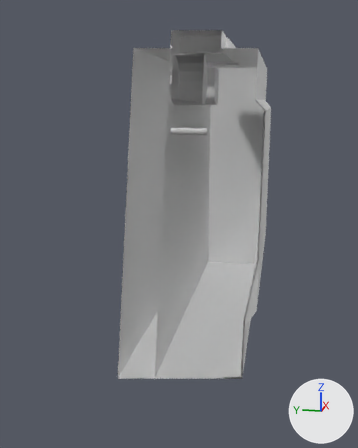
The glTF model Models/CassettePlayer.glb, before and after one commit.
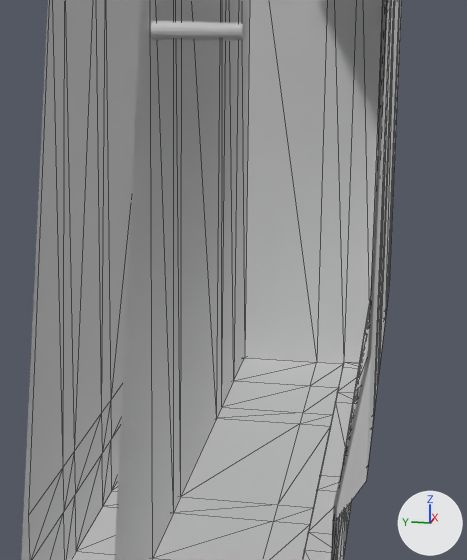
Each version appears first whole from a camera (50 mm lens) standing at (-0.1609, -0.0226, 0.0283) and looking at (-0.0052, 0.0085, -0.0106), and next in a close-up on the part from 31% to 83% of the width and 27% to 76% of the height. Lighting does not change. The marker at lower right points along +X, +Y and +Z. The close-ups show mesh edges as thin lines. Everything nearer to the camera than a plane just in front of the edit is cut away. Where no turn or scale is listed for an object, it has been applied to the vertices.

Objects in the first close-up: 'Body', 'Capstan', 'Door', 'DoorWindow'.
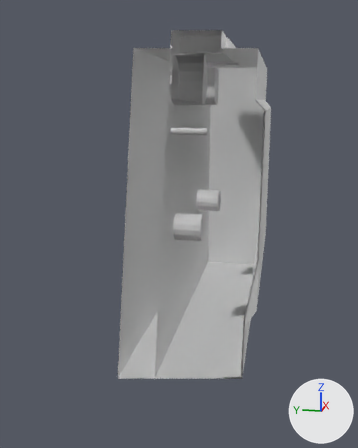
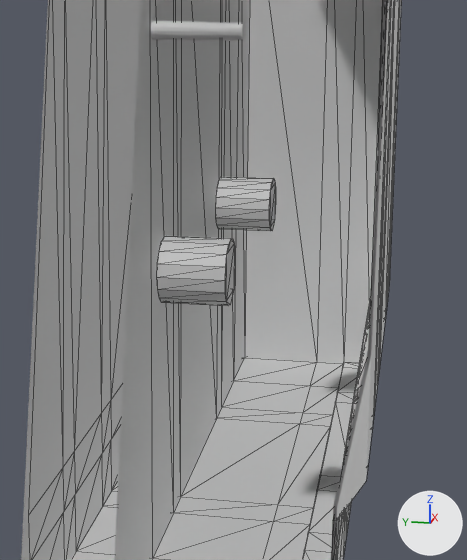
Commit message: Cassette player now has reels

Where the change shows, as pixel boxes (x1, y1, x2, y2) in the close-ups (467 x 560 px):
'Reel', added: after (157, 236, 235, 306)
'Reel2', added: after (216, 177, 276, 231)

Edits to the bpy script that builds the scene:
```text
Add me_cylinder_002:
    me_cylinder_002.from_pydata(...)  # a 16-sided cylinder along y spanning x -0.004..0.004, y -0.004..0.004, z -0.004..0.004
Add ob_reel2:
    ob_reel2 = bpy.data.objects.new('Reel2', me_cylinder_002)
    ob_reel2.location = (0.0225, 0.0025, -0.0078)
Add ob_reel:
    ob_reel = bpy.data.objects.new('Reel', me_cylinder_002.copy())
    ob_reel.location = (-0.0195, 0.0025, -0.0078)
```
